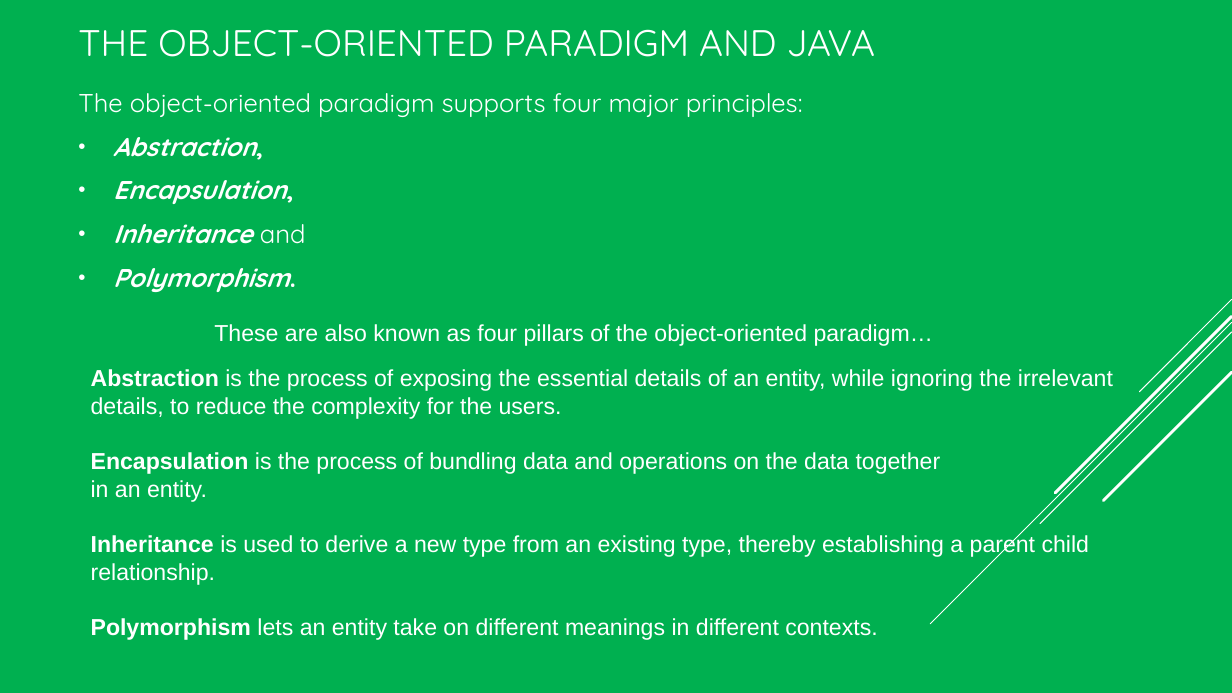
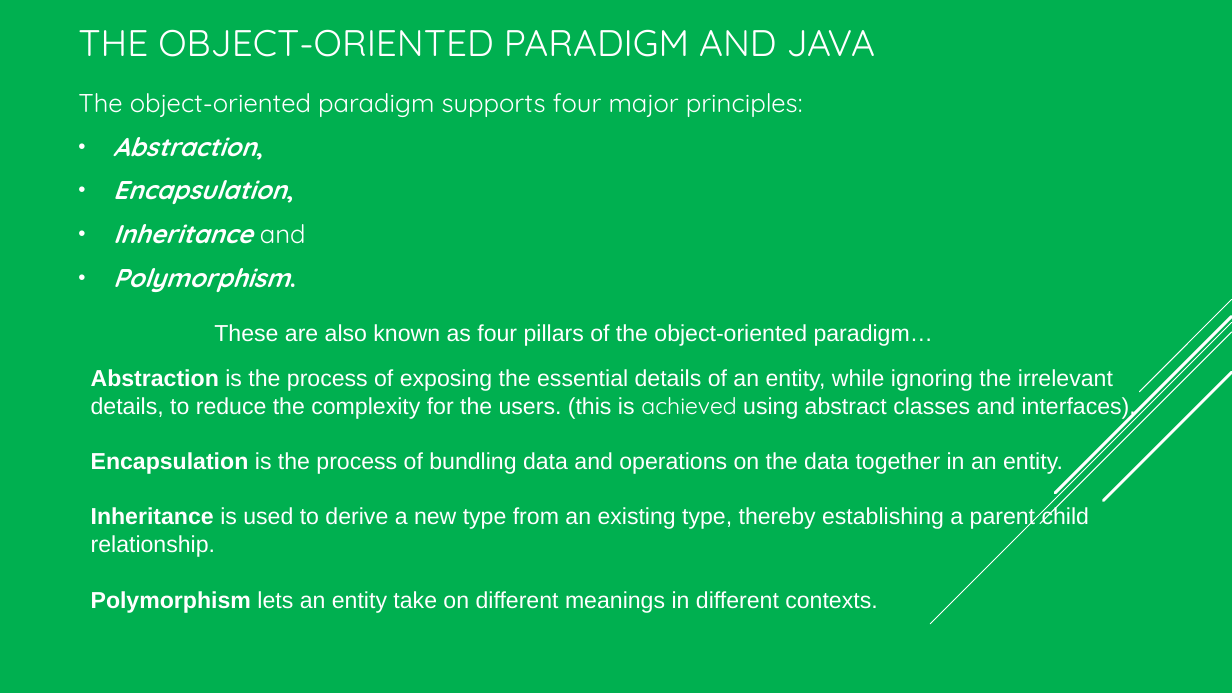
Before and after one commit to VeerababuK/Core-Java, a slide deck: slide 35 of Core java.pptx. Drawn at 1232x693 pixels with LibreOffice and Linux fonts; fonts in the diff are those of the drawing. Boxes give left, top, right and bottom in pixels: in the first picture for what was removed or moved away, otherwise in the second. Text is boxed around its words. In the diff, an @@ line names an element or a change of style, - is before the commit and + after.

```diff
--- a/Core java.pptx
+++ b/Core java.pptx
@@ text at (91,369,1136,474): text changed @@
-Abstraction is the process of exposing the essential details of an entity, while ignoring the irrelevant details, to reduce the complexity for the users.
-Encapsulation is the process of bundling data and operations on the data together
-in an entity.
+Abstraction is the process of exposing the essential details of an entity, while ignoring the irrelevant details, to reduce the complexity for the users. (this is achieved using abstract classes and interfaces).
+Encapsulation is the process of bundling data and operations on the data together in an entity.
```
Also in this commit, not shown: 7 other slides changed, 17 other files.
